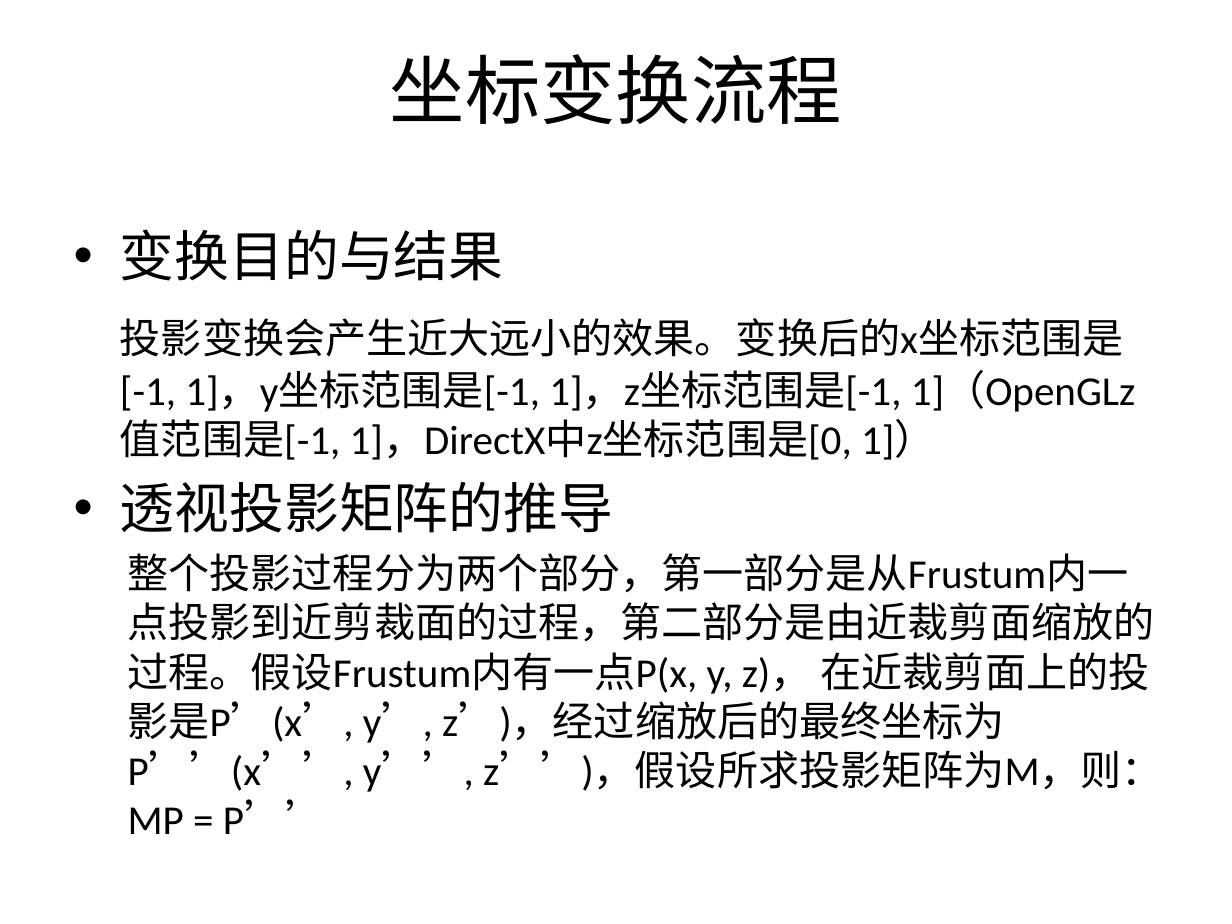
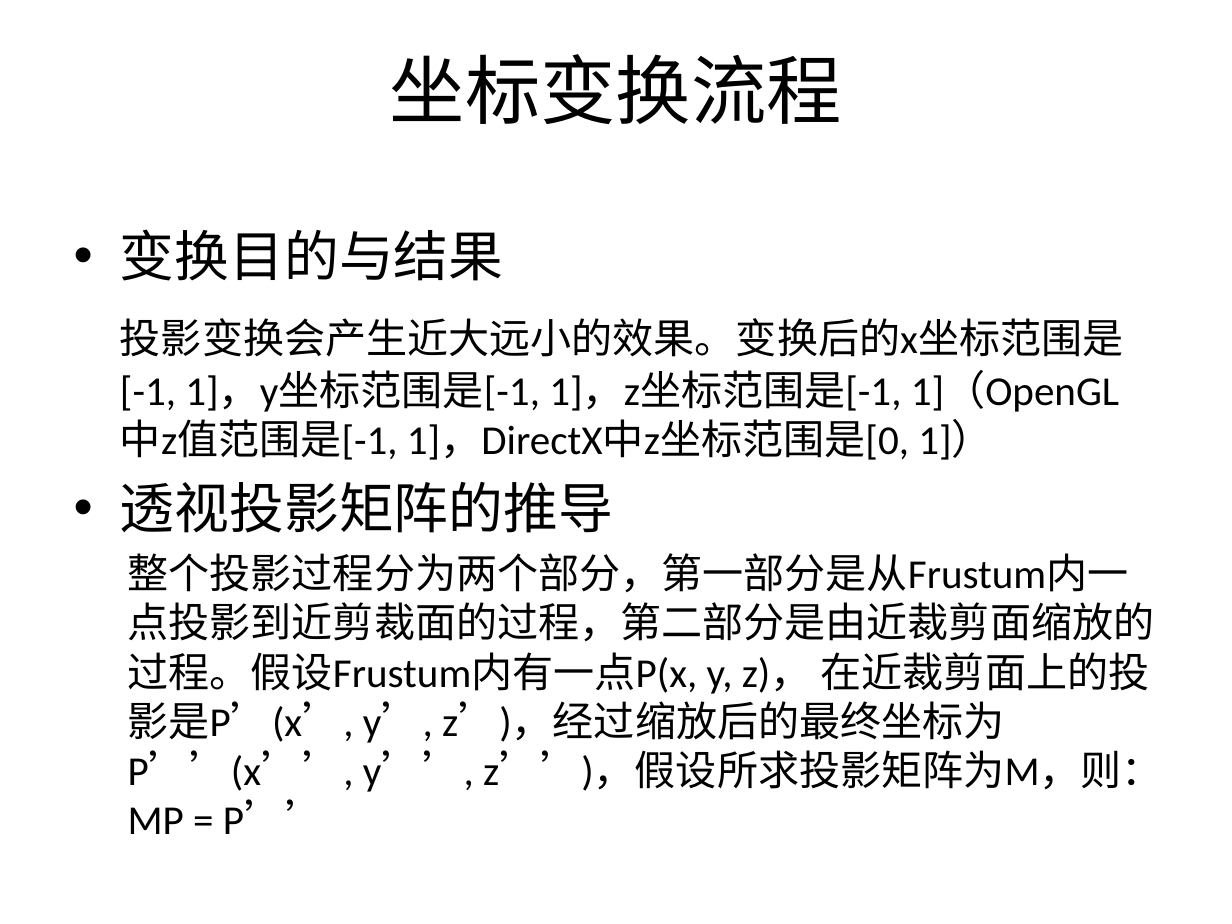
Before and after one commit to SeventhMage/MagicX, a slide deck: slide 21 of SoftEngine/doc/SoftwareRender.pptx (slide 22 before the commit). Drawn at 1232x924 pixels with LibreOffice and Linux fonts; fonts in the diff are those of the drawing; background and template pictures are left out. Boxes give left, top, right and bottom in pixels: in the first picture for what was removed or moved away, otherwise in the second. Text is boxed around its words. In the diff, an @@ line names an element or a change of style, - is before the commit and + after.

```diff
--- a/SoftEngine/doc/SoftwareRender.pptx
+++ b/SoftEngine/doc/SoftwareRender.pptx
@@ text at <box>120,318,1123,460</box>: text changed @@
-投影变换会产生近大远小的效果。变换后的x坐标范围是[-1, 1]，y坐标范围是[-1, 1]，z坐标范围是[-1, 1]（OpenGLz值范围是[-1, 1]，DirectX中z坐标范围是[0, 1]）
+投影变换会产生近大远小的效果。变换后的x坐标范围是[-1, 1]，y坐标范围是[-1, 1]，z坐标范围是[-1, 1]（OpenGL中z值范围是[-1, 1]，DirectX中z坐标范围是[0, 1]）
```
Also in this commit, not shown: 4 other slides changed, 3 slides removed.
